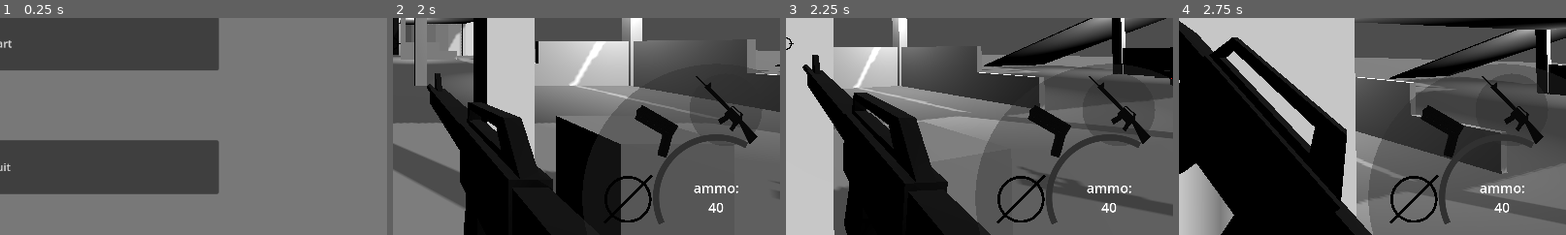
Above: before the commit, frames 1-4 (left to right).
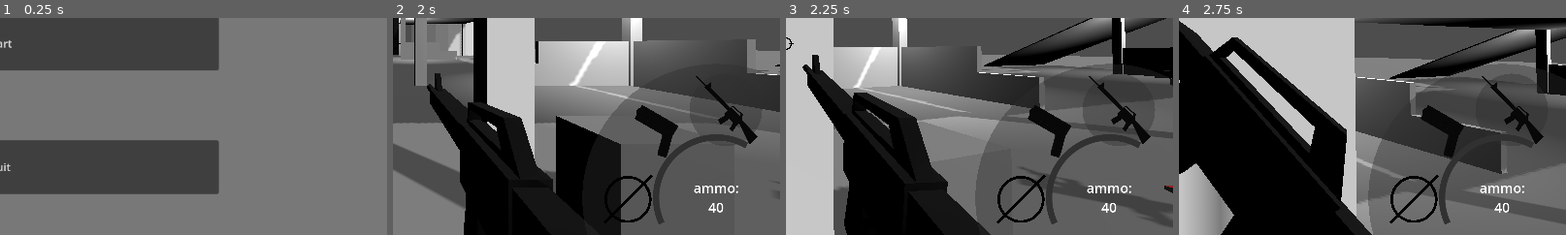
Above: after the commit, the same moments.

Repository: KellyBringino/FirstPersonShooterTest
Game: Godot game, scene res://UI/MainMenu.tscn
The game is run twice, just before and just after one commit, with the same random seed, the same clock (stepped at 60 frames per second) and the same inputs.
Inputs (mouse positions are % of the whole screen's width and height, from its top left):
- Up to frame 1 (0.25 s): no input
- Up to frame 2 (2 s): click "Start" at 0.5 s; click "Start" at 1.25 s
- Up to frame 3 (2.25 s): tap Enter at 2 s; move the mouse to (55, 50) at 2.02 s; hold W (forward) from 2.03 s (still down); hold Ctrl (crouch) from 2.03 s (still down)
- Up to frame 4 (2.75 s): keep holding W (forward); keep holding Ctrl (crouch); tap Space (jump) at 2.27 s
The pictures show only the part of the screen within x 50-100%, y 44-94%; the shares and areas given below are measured in that part.

Frames 1-2 are identical in both runs. In frame 3, 0.3% of the frame differs, in the area x 90-100%, y 77-97%; in frame 4, nothing differs.

Commit message:
modified walk speed

Diff:
--- a/Enemies/enemy.gd
+++ b/Enemies/enemy.gd
@@ -146,8 +146,8 @@
 	var t = get_tree().create_tween()
 	t.tween_property($ModelController/doll/LeftLegTarget,"global_position", lhalf + $ModelController/doll/LeftLegTarget.owner.basis.y, 0.1)
 	t.set_parallel(true)
-	t.tween_property($ModelController/doll/LeftLegTarget, "global_position", ltarget_pos, 0.1)
-	t.tween_property($ModelController/doll/LeftLegTarget, "global_rotation", step.global_rotation, 0.1)
+	t.tween_property($ModelController/doll/LeftLegTarget, "global_position", ltarget_pos, 0.5)
+	t.tween_property($ModelController/doll/LeftLegTarget, "global_rotation", step.global_rotation, 0.5)
 	t.set_parallel(false)
 	t.tween_callback(func(): leftStepNext = false)
 func stepR(step):
--- a/Models/Mobs/enemydoll.tscn
+++ b/Models/Mobs/enemydoll.tscn
@@ -869,7 +869,7 @@
 skeleton = NodePath("")
 
 [node name="Physical Bone handL" type="PhysicalBone3D" parent="Armature/Skeleton3D/hands"]
-transform = Transform3D(-3.37737, -0.256645, -0.0860179, 0.0754875, -0.997082, 0.00976335, -0.0260269, 0.00780524, 0.999872, -0.00210913, 0.0383186, 0.0246996)
+transform = Transform3D(-3.37737, -0.256645, -0.0860173, 0.0754875, -0.997082, 0.00976314, -0.0260267, 0.00780501, 0.999872, -0.00210945, 0.0383186, 0.0247006)
 collision_layer = 16
 collision_mask = 16
 joint_type = 1
@@ -896,7 +896,7 @@
 skeleton = NodePath("")
 
 [node name="Physical Bone forearmL" type="PhysicalBone3D" parent="Armature/Skeleton3D/forearms"]
-transform = Transform3D(1, -1.04249e-06, -2.01478e-06, 3.22849e-06, 0.992458, -0.122661, 3.46538e-06, 0.0882128, 0.71372, -0.000600846, 0.000493288, -0.0121261)
+transform = Transform3D(1, -1.04633e-06, -1.81061e-06, 3.2314e-06, 0.992458, -0.122661, 3.31981e-06, 0.0882132, 0.71372, -0.00060105, 0.000493288, -0.0121254)
 collision_layer = 16
 collision_mask = 16
 joint_type = 1
@@ -923,7 +923,7 @@
 skeleton = NodePath("")
 
 [node name="Physical Bone bicepL" type="PhysicalBone3D" parent="Armature/Skeleton3D/bicepts_001"]
-transform = Transform3D(0.999995, -0.000610036, 0.0137869, -7.72249e-05, 1.00034, 0.0489941, -0.00992036, -0.0352384, 0.71824, -0.001195, -0.00436091, -0.0117709)
+transform = Transform3D(0.999995, -0.000610079, 0.0137871, -7.72074e-05, 1.00034, 0.0489936, -0.0099205, -0.035238, 0.71824, -0.00119511, -0.00436091, -0.0117709)
 collision_layer = 16
 collision_mask = 16
 joint_type = 1
@@ -950,7 +950,7 @@
 skeleton = NodePath("")
 
 [node name="Physical Bone handR" type="PhysicalBone3D" parent="Armature/Skeleton3D/hands_001"]
-transform = Transform3D(3.37983, -0.256846, -0.0859931, -0.0755296, -1.00045, 0.00973256, -0.0260401, -0.00781859, -1.00045, -0.00211924, 0.00024116, -0.0246817)
+transform = Transform3D(3.37983, -0.256846, -0.0859909, -0.0755296, -1.00045, 0.009734, -0.0260396, -0.00782007, -1.00045, -0.00212156, 0.00024116, -0.0246817)
 collision_layer = 16
 collision_mask = 16
 joint_type = 1
@@ -977,7 +977,7 @@
 skeleton = NodePath("")
 
 [node name="Physical Bone forearmR" type="PhysicalBone3D" parent="Armature/Skeleton3D/forearms_001"]
-transform = Transform3D(1.00006, -7.85012e-07, 3.56357e-05, -1.91946e-06, -0.992596, -0.122666, -3.68429e-06, 0.0882359, -0.713792, -0.00191918, 0.00052619, 0.0121147)
+transform = Transform3D(1.00006, -8.49118e-07, 3.63464e-05, -1.99635e-06, -0.992596, -0.122665, -3.20047e-06, 0.0882351, -0.713792, -0.0019197, 0.000526071, 0.0121147)
 collision_layer = 16
 collision_mask = 16
 joint_type = 1
@@ -1004,7 +1004,7 @@
 skeleton = NodePath("")
 
 [node name="Physical Bone bicepR" type="PhysicalBone3D" parent="Armature/Skeleton3D/bicepts"]
-transform = Transform3D(0.999905, 0.000584704, 0.0137275, -7.29821e-05, -0.998879, 0.0491242, 0.00992315, -0.0352285, -0.720086, -0.00123181, -0.00438035, 0.011772)
+transform = Transform3D(0.999905, 0.000584762, 0.0137282, -7.30765e-05, -0.998879, 0.0491254, 0.00992364, -0.0352293, -0.720086, -0.00123212, -0.00438035, 0.0117713)
 collision_layer = 16
 collision_mask = 16
 joint_type = 1
@@ -1031,7 +1031,7 @@
 skeleton = NodePath("")
 
 [node name="Physical Bone head" type="PhysicalBone3D" parent="Armature/Skeleton3D/head_2"]
-transform = Transform3D(1, -3.20064e-10, 7.3748e-07, 7.82174e-07, -8.64035e-07, -1.00001, -2.36789e-09, 1.00001, 3.0035e-08, -1.26833e-07, -0.0622165, -2.38969e-07)
+transform = Transform3D(1, 2.98463e-11, -7.58558e-09, -7.58757e-09, -8.64267e-07, -1.00001, -2.25273e-09, 1.00001, 2.98023e-08, -3.83352e-10, -0.0622165, -2.3878e-07)
 collision_layer = 16
 collision_mask = 16
 joint_type = 1
@@ -1068,7 +1068,7 @@
 skeleton = NodePath("")
 
 [node name="Physical Bone footR" type="PhysicalBone3D" parent="Armature/Skeleton3D/feet"]
-transform = Transform3D(0.0827942, 0.40424, -0.91795, -0.531684, 0.809333, 0.293118, 0.836684, 0.470882, 0.278621, -0.110297, 0.0147643, 0.00727727)
+transform = Transform3D(0.0827939, 0.404241, -0.917948, -0.531683, 0.809333, 0.29312, 0.836685, 0.47088, 0.278622, -0.110297, 0.0147648, 0.00727834)
 collision_layer = 16
 collision_mask = 16
 joint_type = 1
@@ -1095,7 +1095,7 @@
 skeleton = NodePath("")
 
 [node name="Physical Bone calfR" type="PhysicalBone3D" parent="Armature/Skeleton3D/calves"]
-transform = Transform3D(0.999736, -0.000876619, 0.0335163, -0.0334154, -0.112903, 0.993173, 0.00205543, -0.714589, -0.0811857, -0.0542964, -0.0532184, 0.00482764)
+transform = Transform3D(0.999736, -0.000877386, 0.0335165, -0.0334156, -0.112904, 0.993173, 0.00205491, -0.714589, -0.0811867, -0.0542966, -0.0532183, 0.00482844)
 collision_layer = 16
 collision_mask = 16
 joint_type = 1
@@ -1122,7 +1122,7 @@
 skeleton = NodePath("")
 
 [node name="Physical Bone thighR" type="PhysicalBone3D" parent="Armature/Skeleton3D/thighs"]
-transform = Transform3D(0.96812, 0.000490448, 0.202942, -0.201487, -0.0526925, 0.977893, 0.00795694, -0.718199, -0.0370591, -0.0360429, -0.0169482, 0.00311587)
+transform = Transform3D(0.96812, 0.000489688, 0.202942, -0.201487, -0.0526935, 0.977893, 0.0079566, -0.718199, -0.0370602, -0.036043, -0.0169482, 0.00311591)
 collision_layer = 16
 collision_mask = 16
 joint_type = 1
@@ -1149,7 +1149,7 @@
 skeleton = NodePath("")
 
 [node name="Physical Bone footL" type="PhysicalBone3D" parent="Armature/Skeleton3D/feet_001"]
-transform = Transform3D(-0.0828062, 0.389698, -0.916126, 0.531726, 0.794953, 0.292449, 0.842869, -0.452609, -0.274164, -0.112016, 0.0148493, -0.00349267)
+transform = Transform3D(-0.0828048, 0.3897, -0.916125, 0.531725, 0.794953, 0.292452, 0.842869, -0.452608, -0.274164, -0.112017, 0.0148495, -0.00349368)
 collision_layer = 16
 collision_mask = 16
 joint_type = 1
@@ -1176,7 +1176,7 @@
 skeleton = NodePath("")
 
 [node name="Physical Bone calfL" type="PhysicalBone3D" parent="Armature/Skeleton3D/calves_001"]
-transform = Transform3D(0.990752, 0.000888205, 0.0335781, -0.033632, 0.113523, 0.99984, -0.00202292, -0.714547, 0.0809341, -0.0542762, -0.0530715, -0.00461483)
+transform = Transform3D(0.990752, 0.000888447, 0.0335796, -0.0336333, 0.113525, 0.99984, -0.00202283, -0.714547, 0.0809352, -0.0542773, -0.0530715, -0.00461561)
 collision_layer = 16
 collision_mask = 16
 joint_type = 1
@@ -1203,7 +1203,7 @@
 skeleton = NodePath("")
 
 [node name="Physical Bone thighL" type="PhysicalBone3D" parent="Armature/Skeleton3D/thighs_001"]
-transform = Transform3D(0.979434, -0.000420823, 0.203002, -0.20265, 0.0523122, 0.978343, -0.00798385, -0.718185, 0.0367478, -0.036036, -0.0169159, -0.00305901)
+transform = Transform3D(0.979434, -0.000420681, 0.203003, -0.202652, 0.0523135, 0.978343, -0.00798394, -0.718185, 0.0367488, -0.0360364, -0.0169159, -0.00305904)
 collision_layer = 16
 collision_mask = 16
 joint_type = 1
